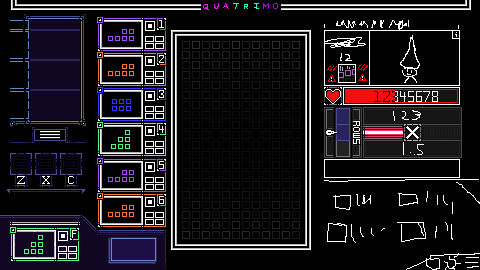
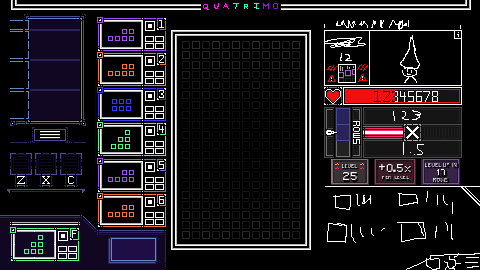
Comparing the layer stacks of the two 480x270 images. Changes:
painted on "Enemy" over (452, 25, 462, 105)
added layer "level stats" above "Layer" over (331, 159, 460, 185)
painted on "Layer" over (324, 159, 480, 206)
